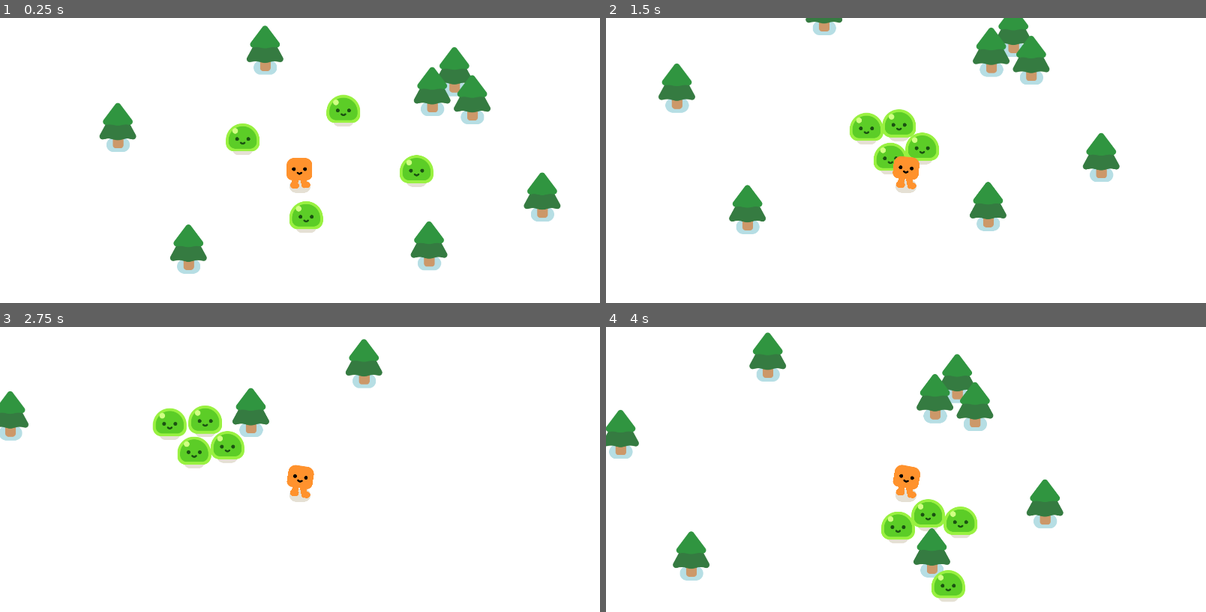
Above: before the commit, frames 1-4 (two rows, left to right).
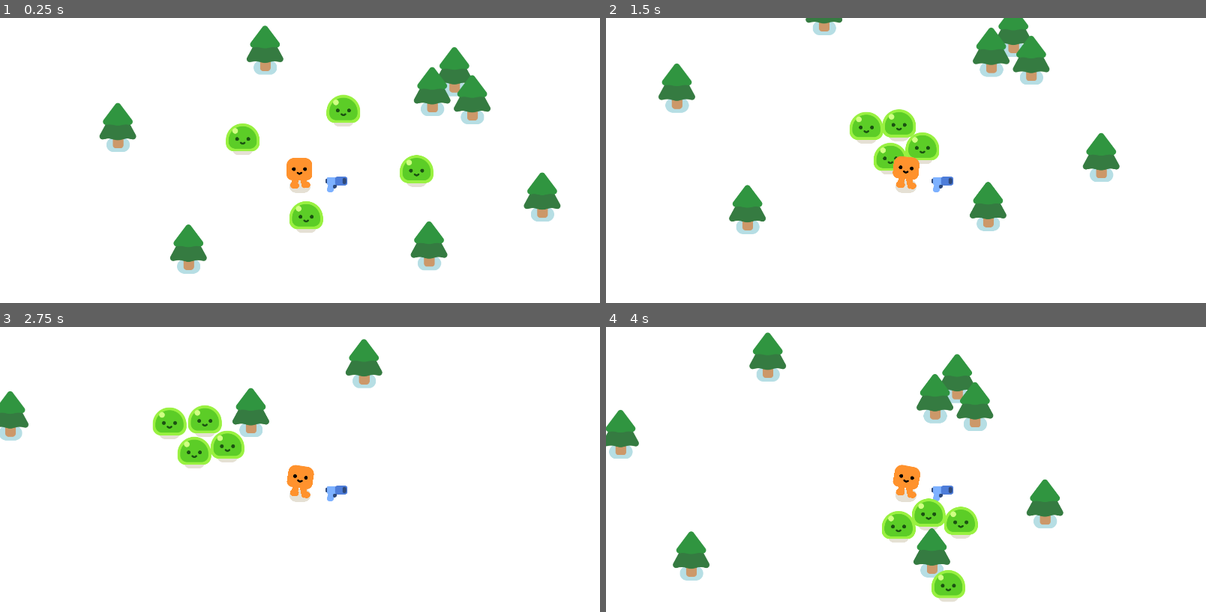
Above: after the commit, the same moments.

Repository: ishxa10/FinalProject
Game: Godot game, scene res://survivors_game.tscn
The game is run twice, just before and just after one commit, with the same random seed, the same clock (stepped at 60 frames per second) and the same inputs.
Inputs:
- Up to frame 1 (0.25 s): no input
- Up to frame 2 (1.5 s): hold D (move_right) 0.53-1.28 s; hold S (move_down) from 1.28 s (still down)
- Up to frame 3 (2.75 s): release S (move_down) at 2.03 s; hold D (move_right) from 2.03 s (still down)
- Up to frame 4 (4 s): release D (move_right) at 2.78 s; hold W (move_up) 2.78-3.53 s; hold A (move_left) from 3.53 s (still down)

The runs differ from the first frame. In frame 1, 0.1% of the frame differs, in the area x 54-58%, y 55-62%; in frame 2, 0.3%; in frame 3, 0.4%, in the area x 25-62%, y 19-62%; in frame 4, 0.4%.

Commit message:
added gun to player scene

Diff:
--- a/player.tscn
+++ b/player.tscn
@@ -1,7 +1,8 @@
-[gd_scene load_steps=4 format=3 uid="uid://chq6ybybjv7dc"]
+[gd_scene load_steps=5 format=3 uid="uid://chq6ybybjv7dc"]
 
 [ext_resource type="PackedScene" uid="uid://pbmyh1qru7p" path="res://characters/happy_boo/happy_boo.tscn" id="1_6a6ro"]
 [ext_resource type="Script" path="res://player.gd" id="1_evm8n"]
+[ext_resource type="PackedScene" uid="uid://8gw4nvvjp4ke" path="res://gun.tscn" id="3_xo8o3"]
 
 [sub_resource type="CircleShape2D" id="CircleShape2D_ydomc"]
 radius = 29.15
@@ -16,3 +17,5 @@
 shape = SubResource("CircleShape2D_ydomc")
 
 [node name="Camera2D" type="Camera2D" parent="."]
+
+[node name="Gun" parent="." instance=ExtResource("3_xo8o3")]
